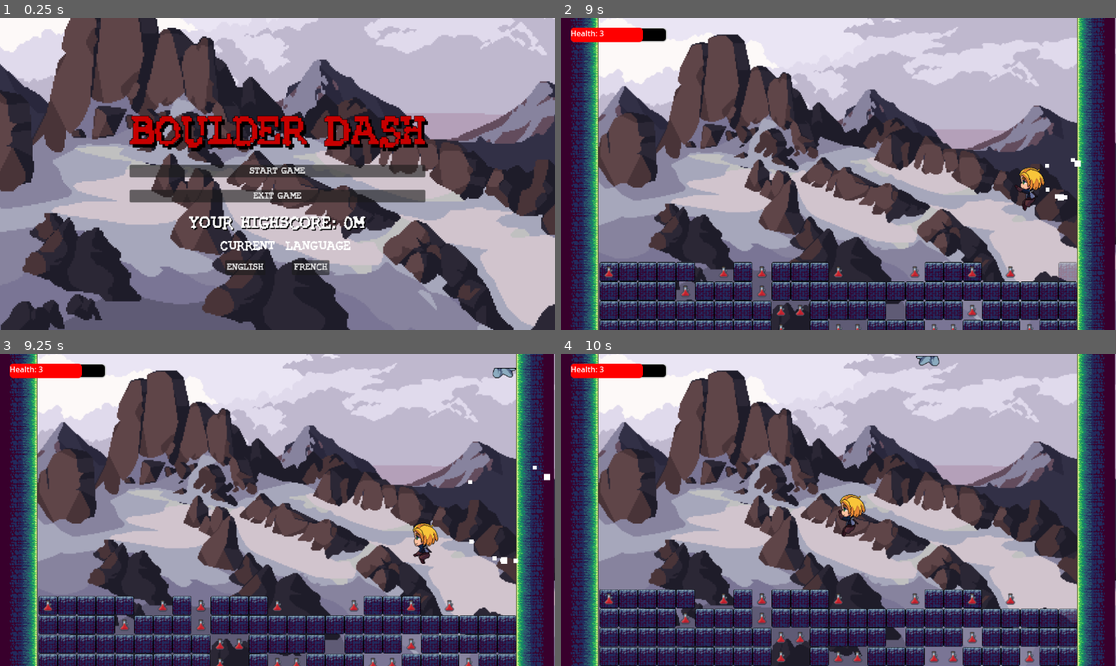
Above: before the commit, frames 1-4 (two rows, left to right).
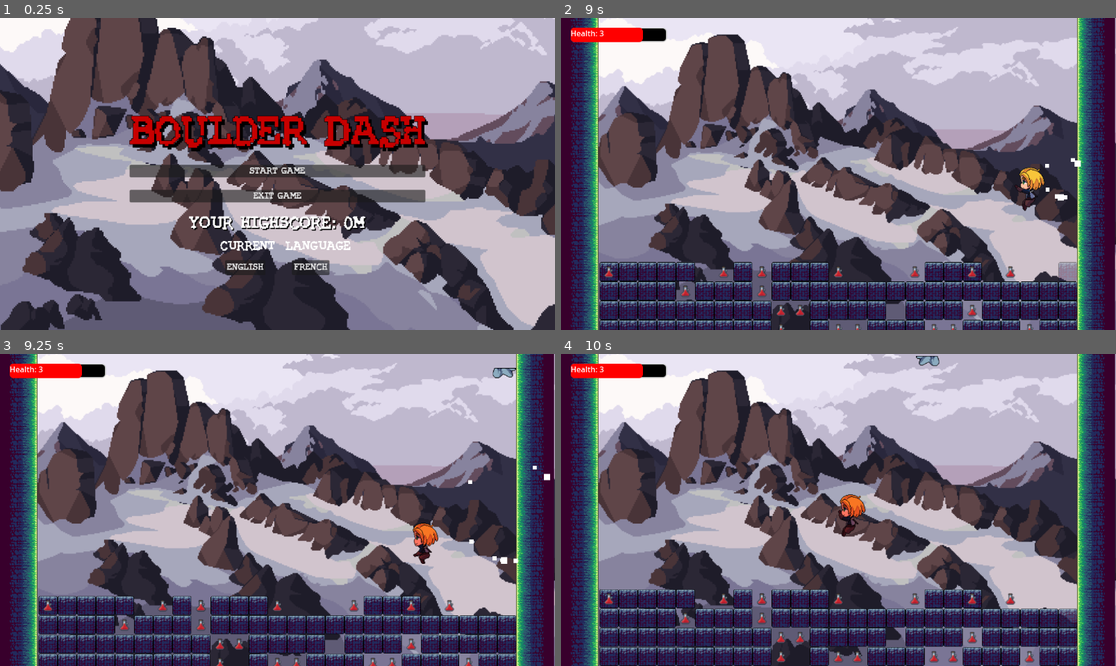
Above: after the commit, the same moments.

Repository: shahnaz7/Assignment
Game: Godot game, scene res://Scenes/main_menu.tscn
The game is run twice, just before and just after one commit, with the same random seed, the same clock (stepped at 60 frames per second) and the same inputs.
Inputs:
- Up to frame 1 (0.25 s): no input
- Up to frame 2 (9 s): click "START GAME" at 0.5 s; tap Enter at 1.25 s; hold Right (RIGHT) 1.28-2.78 s; tap Up (JUMP) at 1.35, 1.52, 1.82, 2.1, 2.27, 2.57, 2.85, 3.6, 3.77, 4.07, 4.35, 4.52, 4.82, 5.1, 5.27, 5.57, 5.85, 6.6, 6.77, 7.07, 7.35, 7.52, 7.82, 8.1, 8.27, 8.57, 8.85 s; hold Left (LEFT) 2.78-5.03 s; hold Right (RIGHT) 5.03-8.78 s; hold Left (LEFT) from 8.78 s (still down)
- Up to frame 3 (9.25 s): keep holding Left (LEFT)
- Up to frame 4 (10 s): keep holding Left (LEFT); tap Up (JUMP) at 9.6, 9.77 s

Frames 1-2 are identical in both runs. In frame 3, 0.2% of the frame differs, in the area x 74-79%, y 54-64%; in frame 4, 0.2%.

Commit message:
Corrected the hurt and invincibility animation

Diff:
--- a/Assignment5/Scripts/CharacterBody2D.gd
+++ b/Assignment5/Scripts/CharacterBody2D.gd
@@ -1,33 +1,37 @@
 extends CharacterBody2D
 
-@onready var animatedSprite = $AnimatedSprite2D
+@onready var animated_sprite = $AnimatedSprite2D
+@onready var hit_sound = $HitSound  # Ensure this is an AudioStreamPlayer node
+@onready var hit_timer = $HitTimer  # Ensure this is a Timer node
 @export var max_health: int = 4
 var current_health: int = max_health
-var is_invincible = false
+var is_invincible: bool = false
+var invincibility_time: float = 3.0
+var flash_toggle: bool = false
 
 const SPEED = 300.0
 const JUMP_VELOCITY = -400.0
-
 var gravity = ProjectSettings.get_setting("physics/2d/default_gravity")
-var is_facing_right = true
+var is_facing_right: bool = true
 
 func _ready():
-	add_to_group("player")  # Add this line
+	add_to_group("player")
+	current_health = max_health
+	hit_sound.stream = preload("res://Assets/Audio/mixkit-negative-guitar-tone-2324.wav")  # Load the sound
+	hit_timer.wait_time = 0.2  # Flash interval (adjust for desired speed)
+	hit_timer.one_shot = false  # Allow repeated timeouts for flashing
 
 func _physics_process(delta):
 	# Apply gravity
 	if not is_on_floor():
 		velocity.y += gravity * delta
 	else:
-		velocity.y = 0  # Reset vertical velocity when on floor
+		velocity.y = 0
 
 	# Jump
-	if Input.is_action_just_pressed("JUMP"):
-		if is_on_floor():
-			velocity.y = JUMP_VELOCITY
-			print("Jump triggered with velocity: ", velocity.y)
-		else:
-			print("Can't jump - not on floor")
+	if Input.is_action_just_pressed("JUMP") and is_on_floor():
+		velocity.y = JUMP_VELOCITY
+		print("Jump triggered with velocity: ", velocity.y)
 
 	var direction = Input.get_axis("LEFT", "RIGHT")
 	if direction:
@@ -38,22 +42,26 @@
 	move_and_slide()
 
 func _process(delta):
+	if is_invincible:
+		invincibility_time -= delta
+		if invincibility_time <= 0:
+			end_invincibility()
 	animate()
 	flip()
 
 func animate():
 	if not is_on_floor():
-		animatedSprite.play("jump")
+		animated_sprite.play("jump")
 	elif abs(velocity.x) > 0.05:
-		animatedSprite.play("run")
+		animated_sprite.play("run")
 	else:
-		animatedSprite.play("idle")
+		animated_sprite.play("idle")
 
 func flip():
 	if velocity.x < -0.5 and is_facing_right:
 		scale.x *= -1
 		is_facing_right = false
-	if velocity.x > 0.5 and not is_facing_right:
+	elif velocity.x > 0.5 and not is_facing_right:
 		scale.x *= -1
 		is_facing_right = true
 
@@ -61,25 +69,37 @@
 	if is_invincible:
 		return
 
+	# Start invincibility
+	is_invincible = true
+	invincibility_time = 3.0  # Reset to 3 seconds
 	current_health -= 1
-	is_invincible = true
-	$HitSound.play()
-	$HitTimer.start()  # Start 3s cooldown
+	hit_sound.play()  # Play negative-guitar-tone
+	hit_timer.start()  # Start flashing
 	update_health_bar()
 
 	if current_health <= 0:
 		print("Player dead")
 		SceneManager.change_scene("res://Scenes/GameOver.tscn", {
-		"speed": 5,
-		"pattern": "scribbles",
-	})
+			"speed": 5,
+			"pattern": "scribbles",
+		})
 
-func _on_hit_timer_timeout() -> void:
+func end_invincibility():
 	is_invincible = false
+	hit_timer.stop()
+	animated_sprite.modulate = Color(1, 1, 1)  # Reset to normal color
+	flash_toggle = false
+
+func _on_hit_timer_timeout():
+	flash_toggle = !flash_toggle
+	animated_sprite.modulate = Color(1, 0.6, 0.6) if flash_toggle else Color(1, 1, 1)
 
 func update_health_bar():
-	var health_bar = get_node("../CanvasLayer/HealthBar")
-	var health_text = health_bar.get_node("Health")
-
-	health_bar.value = current_health
-	health_text.text = "Health: " + str(current_health)
+	var health_bar = get_node_or_null("../CanvasLayer/HealthBar")
+	if health_bar:
+		health_bar.value = current_health
+		var health_text = health_bar.get_node_or_null("Health")
+		if health_text:
+			health_text.text = "Health: " + str(current_health)
+	else:
+		print("Health bar node not found!")
